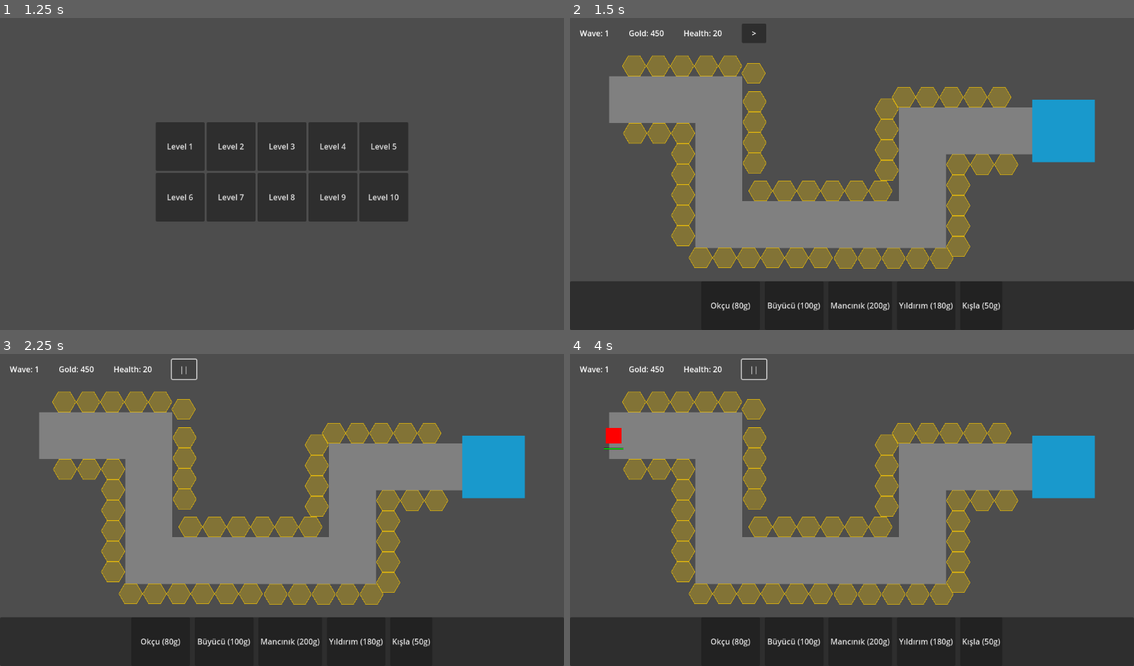
Above: before the commit, frames 1-4 (two rows, left to right).
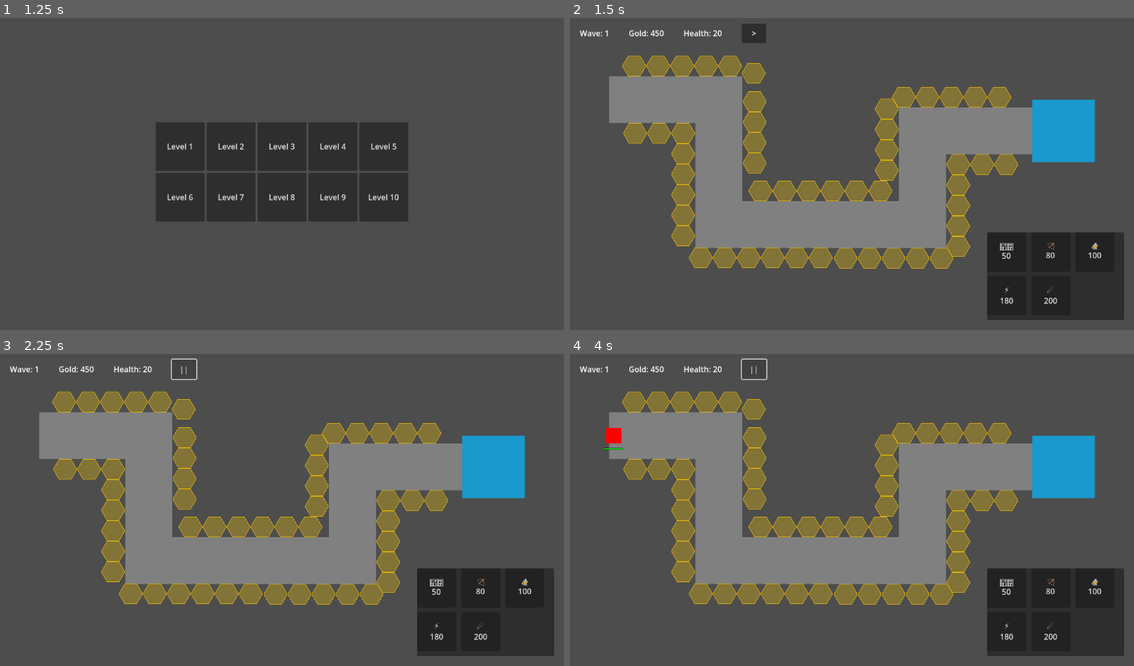
Above: after the commit, the same moments.

Repository: caanersen/TowerDefanse
Game: Godot game, scene res://_Project/Scenes/UI/MainMenu.tscn
Same seed, same stepped clock (60 frames per second), same inputs: the game is played once before the commit and once after it.
Inputs:
- Up to frame 1 (1.25 s): click "OYNA" at 0.5 s
- Up to frame 2 (1.5 s): click "Level 2" at 1.25 s
- Up to frame 3 (2.25 s): click ">" at 2 s
- Up to frame 4 (4 s): click "||" at 2.75 s; click ">" at 3.5 s

Frame 1 is identical in both runs. In frame 2, 16% of the frame differs, in the area x 0-100%, y 68-100%; in frame 3, 16%; in frame 4, 16%.

Commit message:
Fix: Build UI, Play Button Logic, Level 4 Waves, Barracks Pathfinding

Diff:
--- a/_Project/Scenes/Game/GameScene.tscn
+++ b/_Project/Scenes/Game/GameScene.tscn
@@ -71,33 +71,24 @@
 layout_mode = 2
 text = "Menüye Dön"
 
-[node name="BottomPanel" type="PanelContainer" parent="UI"]
-anchors_preset = 12
+[node name="BuildPanel" type="PanelContainer" parent="UI"]
+anchors_preset = 3
+anchor_left = 1.0
 anchor_top = 1.0
 anchor_right = 1.0
 anchor_bottom = 1.0
-offset_top = -100.0
-grow_horizontal = 2
+offset_left = -300.0
+offset_top = -200.0
+offset_right = -20.0
+offset_bottom = -20.0
+grow_horizontal = 0
 grow_vertical = 0
 
-[node name="HBox" type="HBoxContainer" parent="UI/BottomPanel"]
+[node name="BuildButtons" type="GridContainer" parent="UI/BuildPanel"]
 layout_mode = 2
-theme_override_constants/separation = 20
-alignment = 1
-
-[node name="BuildButtons" type="HBoxContainer" parent="UI/BottomPanel/HBox"]
-layout_mode = 2
-theme_override_constants/separation = 10
-
-[node name="ArcherBtn" type="Button" parent="UI/BottomPanel/HBox/BuildButtons"]
-custom_minimum_size = Vector2(120, 50)
-layout_mode = 2
-text = "Okçu Kulesi"
-
-[node name="MageBtn" type="Button" parent="UI/BottomPanel/HBox/BuildButtons"]
-custom_minimum_size = Vector2(120, 50)
-layout_mode = 2
-text = "Büyücü Kulesi"
+columns = 3
+theme_override_constants/h_separation = 10
+theme_override_constants/v_separation = 10
 
 [node name="UpgradePanel" type="PanelContainer" parent="UI"]
 visible = false
--- /dev/null
+++ b/_Project/Scenes/Maps/Map4.tscn
@@ -0,0 +1,299 @@
+[gd_scene load_steps=4 format=3 uid="uid://basstul1wmf0k"]
+
+[ext_resource type="PackedScene" path="res://_Project/Scenes/Entities/ConstructionSite.tscn" id="2_site"]
+
+[sub_resource type="Curve2D" id="Curve2D_path1"]
+_data = {
+"points": PackedVector2Array(0, 0, 0, 0, 0, 128, 0, 0, 0, 0, 256, 128, 0, 0, 0, 0, 256, 224, 0, 0, 0, 0, 512, 224, 0, 0, 0, 0, 512, 128, 0, 0, 0, 0, 768, 128, 0, 0, 0, 0, 768, 300)
+}
+point_count = 7
+
+[sub_resource type="Curve2D" id="Curve2D_path2"]
+_data = {
+"points": PackedVector2Array(0, 0, 0, 0, 0, 512, 0, 0, 0, 0, 256, 512, 0, 0, 0, 0, 256, 416, 0, 0, 0, 0, 512, 416, 0, 0, 0, 0, 512, 512, 0, 0, 0, 0, 768, 512, 0, 0, 0, 0, 768, 340)
+}
+point_count = 7
+
+[node name="Map" type="Node2D"]
+
+[node name="Roads" type="Node2D" parent="."]
+z_index = -1
+
+[node name="PathLine1" type="Line2D" parent="Roads"]
+points = PackedVector2Array(0, 128, 256, 128, 256, 224, 512, 224, 512, 128, 768, 128, 768, 300, 1050, 300)
+width = 64.0
+default_color = Color(0.45, 0.45, 0.5, 1)
+joint_mode = 2
+begin_cap_mode = 2
+end_cap_mode = 2
+
+[node name="PathLine2" type="Line2D" parent="Roads"]
+points = PackedVector2Array(0, 512, 256, 512, 256, 416, 512, 416, 512, 512, 768, 512, 768, 340, 1050, 340)
+width = 64.0
+default_color = Color(0.45, 0.45, 0.5, 1)
+joint_mode = 2
+begin_cap_mode = 2
+end_cap_mode = 2
+
+[node name="Path2D1" type="Path2D" parent="."]
+curve = SubResource("Curve2D_path1")
+
+[node name="Path2D2" type="Path2D" parent="."]
+curve = SubResource("Curve2D_path2")
+
+[node name="Castle" type="ColorRect" parent="."]
+offset_left = 1000.0
+offset_top = 260.0
+offset_right = 1120.0
+offset_bottom = 380.0
+color = Color(0.7, 0.2, 0.2, 1)
+
+[node name="Decorations" type="Node2D" parent="."]
+
+[node name="TowerSpots" type="Node2D" parent="."]
+
+[node name="ConstructionSite1" parent="TowerSpots" instance=ExtResource("2_site")]
+position = Vector2(261, 75)
+
+[node name="ConstructionSite2" parent="TowerSpots" instance=ExtResource("2_site")]
+position = Vector2(212, 75)
+
+[node name="ConstructionSite3" parent="TowerSpots" instance=ExtResource("2_site")]
+position = Vector2(163, 75)
+
+[node name="ConstructionSite4" parent="TowerSpots" instance=ExtResource("2_site")]
+position = Vector2(298, 96)
+
+[node name="ConstructionSite5" parent="TowerSpots" instance=ExtResource("2_site")]
+position = Vector2(114, 75)
+
+[node name="ConstructionSite6" parent="TowerSpots" instance=ExtResource("2_site")]
+position = Vector2(65, 75)
+
+[node name="ConstructionSite7" parent="TowerSpots" instance=ExtResource("2_site")]
+position = Vector2(199, 181)
+
+[node name="ConstructionSite8" parent="TowerSpots" instance=ExtResource("2_site")]
+position = Vector2(150, 181)
+
+[node name="ConstructionSite9" parent="TowerSpots" instance=ExtResource("2_site")]
+position = Vector2(101, 181)
+
+[node name="ConstructionSite10" parent="TowerSpots" instance=ExtResource("2_site")]
+position = Vector2(52, 181)
+
+[node name="ConstructionSite12" parent="TowerSpots" instance=ExtResource("2_site")]
+position = Vector2(455, 171)
+
+[node name="ConstructionSite13" parent="TowerSpots" instance=ExtResource("2_site")]
+position = Vector2(384, 171)
+
+[node name="ConstructionSite14" parent="TowerSpots" instance=ExtResource("2_site")]
+position = Vector2(313, 171)
+
+[node name="ConstructionSite11" parent="TowerSpots" instance=ExtResource("2_site")]
+position = Vector2(492, 277)
+
+[node name="ConstructionSite15" parent="TowerSpots" instance=ExtResource("2_site")]
+position = Vector2(443, 277)
+
+[node name="ConstructionSite16" parent="TowerSpots" instance=ExtResource("2_site")]
+position = Vector2(394, 277)
+
+[node name="ConstructionSite17" parent="TowerSpots" instance=ExtResource("2_site")]
+position = Vector2(345, 277)
+
+[node name="ConstructionSite18" parent="TowerSpots" instance=ExtResource("2_site")]
+position = Vector2(296, 277)
+
+[node name="ConstructionSite19" parent="TowerSpots" instance=ExtResource("2_site")]
+position = Vector2(721, 75)
+
+[node name="ConstructionSite20" parent="TowerSpots" instance=ExtResource("2_site")]
+position = Vector2(672, 75)
+
+[node name="ConstructionSite21" parent="TowerSpots" instance=ExtResource("2_site")]
+position = Vector2(623, 75)
+
+[node name="ConstructionSite22" parent="TowerSpots" instance=ExtResource("2_site")]
+position = Vector2(574, 75)
+
+[node name="ConstructionSite23" parent="TowerSpots" instance=ExtResource("2_site")]
+position = Vector2(525, 75)
+
+[node name="ConstructionSite24" parent="TowerSpots" instance=ExtResource("2_site")]
+position = Vector2(199, 459)
+
+[node name="ConstructionSite25" parent="TowerSpots" instance=ExtResource("2_site")]
+position = Vector2(150, 459)
+
+[node name="ConstructionSite26" parent="TowerSpots" instance=ExtResource("2_site")]
+position = Vector2(101, 459)
+
+[node name="ConstructionSite27" parent="TowerSpots" instance=ExtResource("2_site")]
+position = Vector2(52, 459)
+
+[node name="ConstructionSite28" parent="TowerSpots" instance=ExtResource("2_site")]
+position = Vector2(455, 469)
+
+[node name="ConstructionSite29" parent="TowerSpots" instance=ExtResource("2_site")]
+position = Vector2(384, 469)
+
+[node name="ConstructionSite30" parent="TowerSpots" instance=ExtResource("2_site")]
+position = Vector2(313, 469)
+
+[node name="ConstructionSite31" parent="TowerSpots" instance=ExtResource("2_site")]
+position = Vector2(732, 565)
+
+[node name="ConstructionSite32" parent="TowerSpots" instance=ExtResource("2_site")]
+position = Vector2(683, 565)
+
+[node name="ConstructionSite33" parent="TowerSpots" instance=ExtResource("2_site")]
+position = Vector2(634, 565)
+
+[node name="ConstructionSite34" parent="TowerSpots" instance=ExtResource("2_site")]
+position = Vector2(585, 565)
+
+[node name="ConstructionSite35" parent="TowerSpots" instance=ExtResource("2_site")]
+position = Vector2(536, 565)
+
+[node name="ConstructionSite36" parent="TowerSpots" instance=ExtResource("2_site")]
+position = Vector2(487, 363)
+
+[node name="ConstructionSite37" parent="TowerSpots" instance=ExtResource("2_site")]
+position = Vector2(438, 363)
+
+[node name="ConstructionSite38" parent="TowerSpots" instance=ExtResource("2_site")]
+position = Vector2(389, 363)
+
+[node name="ConstructionSite39" parent="TowerSpots" instance=ExtResource("2_site")]
+position = Vector2(340, 363)
+
+[node name="ConstructionSite40" parent="TowerSpots" instance=ExtResource("2_site")]
+position = Vector2(291, 363)
+
+[node name="ConstructionSite41" parent="TowerSpots" instance=ExtResource("2_site")]
+position = Vector2(251, 565)
+
+[node name="ConstructionSite42" parent="TowerSpots" instance=ExtResource("2_site")]
+position = Vector2(202, 565)
+
+[node name="ConstructionSite43" parent="TowerSpots" instance=ExtResource("2_site")]
+position = Vector2(153, 565)
+
+[node name="ConstructionSite44" parent="TowerSpots" instance=ExtResource("2_site")]
+position = Vector2(293, 552)
+
+[node name="ConstructionSite45" parent="TowerSpots" instance=ExtResource("2_site")]
+position = Vector2(104, 565)
+
+[node name="ConstructionSite46" parent="TowerSpots" instance=ExtResource("2_site")]
+position = Vector2(55, 565)
+
+[node name="ConstructionSite47" parent="TowerSpots" instance=ExtResource("2_site")]
+position = Vector2(203, 239)
+
+[node name="ConstructionSite48" parent="TowerSpots" instance=ExtResource("2_site")]
+position = Vector2(247, 277)
+
+[node name="ConstructionSite49" parent="TowerSpots" instance=ExtResource("2_site")]
+position = Vector2(555, 260)
+
+[node name="ConstructionSite50" parent="TowerSpots" instance=ExtResource("2_site")]
+position = Vector2(711, 181)
+
+[node name="ConstructionSite51" parent="TowerSpots" instance=ExtResource("2_site")]
+position = Vector2(640, 181)
+
+[node name="ConstructionSite52" parent="TowerSpots" instance=ExtResource("2_site")]
+position = Vector2(569, 181)
+
+[node name="ConstructionSite53" parent="TowerSpots" instance=ExtResource("2_site")]
+position = Vector2(711, 459)
+
+[node name="ConstructionSite54" parent="TowerSpots" instance=ExtResource("2_site")]
+position = Vector2(640, 459)
+
+[node name="ConstructionSite55" parent="TowerSpots" instance=ExtResource("2_site")]
+position = Vector2(569, 459)
+
+[node name="ConstructionSite56" parent="TowerSpots" instance=ExtResource("2_site")]
+position = Vector2(541, 368)
+
+[node name="ConstructionSite57" parent="TowerSpots" instance=ExtResource("2_site")]
+position = Vector2(568, 412)
+
+[node name="ConstructionSite58" parent="TowerSpots" instance=ExtResource("2_site")]
+position = Vector2(489, 563)
+
+[node name="ConstructionSite59" parent="TowerSpots" instance=ExtResource("2_site")]
+position = Vector2(456, 521)
+
+[node name="ConstructionSite60" parent="TowerSpots" instance=ExtResource("2_site")]
+position = Vector2(242, 363)
+
+[node name="ConstructionSite61" parent="TowerSpots" instance=ExtResource("2_site")]
+position = Vector2(202, 404)
+
+[node name="ConstructionSite62" parent="TowerSpots" instance=ExtResource("2_site")]
+position = Vector2(711, 265)
+
+[node name="ConstructionSite63" parent="TowerSpots" instance=ExtResource("2_site")]
+position = Vector2(711, 223)
+
+[node name="ConstructionSite64" parent="TowerSpots" instance=ExtResource("2_site")]
+position = Vector2(711, 320)
+
+[node name="ConstructionSite65" parent="TowerSpots" instance=ExtResource("2_site")]
+position = Vector2(711, 417)
+
+[node name="ConstructionSite66" parent="TowerSpots" instance=ExtResource("2_site")]
+position = Vector2(711, 375)
+
+[node name="ConstructionSite67" parent="TowerSpots" instance=ExtResource("2_site")]
+position = Vector2(825, 163)
+
+[node name="ConstructionSite68" parent="TowerSpots" instance=ExtResource("2_site")]
+position = Vector2(825, 247)
+
+[node name="ConstructionSite69" parent="TowerSpots" instance=ExtResource("2_site")]
+position = Vector2(825, 205)
+
+[node name="ConstructionSite70" parent="TowerSpots" instance=ExtResource("2_site")]
+position = Vector2(824, 393)
+
+[node name="ConstructionSite71" parent="TowerSpots" instance=ExtResource("2_site")]
+position = Vector2(824, 477)
+
+[node name="ConstructionSite72" parent="TowerSpots" instance=ExtResource("2_site")]
+position = Vector2(824, 435)
+
+[node name="ConstructionSite73" parent="TowerSpots" instance=ExtResource("2_site")]
+position = Vector2(971, 247)
+
+[node name="ConstructionSite74" parent="TowerSpots" instance=ExtResource("2_site")]
+position = Vector2(922, 247)
+
+[node name="ConstructionSite75" parent="TowerSpots" instance=ExtResource("2_site")]
+position = Vector2(873, 247)
+
+[node name="ConstructionSite76" parent="TowerSpots" instance=ExtResource("2_site")]
+position = Vector2(971, 393)
+
+[node name="ConstructionSite77" parent="TowerSpots" instance=ExtResource("2_site")]
+position = Vector2(922, 393)
+
+[node name="ConstructionSite78" parent="TowerSpots" instance=ExtResource("2_site")]
+position = Vector2(873, 393)
+
+[node name="ConstructionSite79" parent="TowerSpots" instance=ExtResource("2_site")]
+position = Vector2(770, 75)
+
+[node name="ConstructionSite80" parent="TowerSpots" instance=ExtResource("2_site")]
+position = Vector2(815, 104)
+
+[node name="ConstructionSite81" parent="TowerSpots" instance=ExtResource("2_site")]
+position = Vector2(781, 565)
+
+[node name="ConstructionSite82" parent="TowerSpots" instance=ExtResource("2_site")]
+position = Vector2(819, 530)
--- a/_Project/Scripts/Entities/Towers/BarracksTower.gd
+++ b/_Project/Scripts/Entities/Towers/BarracksTower.gd
@@ -33,28 +33,49 @@
 func _calculate_rally_point() -> void:
 	rally_point = global_position # Default: Kule altı
 
-	# Sahnedeki PathLine'ı bulmaya çalış
-	var path_line = get_tree().current_scene.find_child("PathLine", true, false)
-	if path_line and path_line is Line2D:
-		var points = path_line.points
-		var min_dist = 10000.0
-		var best_point = global_position
+	# Haritayı ve Yolları Bul
+	# GameScene -> MapHolder -> MapX -> Roads
+	var game_scene = get_tree().current_scene
+	var map_holder = game_scene.get_node_or_null("MapHolder")
 
-		# Line segmentleri üzerinde en yakın noktayı bul
-		for i in range(points.size() - 1):
-			var p1 = points[i]
-			var p2 = points[i+1]
-			var close_p = Geometry2D.get_closest_point_to_segment(global_position, p1, p2)
-			var d = global_position.distance_to(close_p)
-			if d < min_dist:
-				min_dist = d
-				best_point = close_p
+	var best_point = global_position
+	var min_dist = 10000.0
+	var found_road = false
 
+	if map_holder and map_holder.get_child_count() > 0:
+		var current_map = map_holder.get_child(0)
+		var roads_container = current_map.get_node_or_null("Roads")
+
+		if roads_container:
+			# Tüm Line2D yolları tara (Çift yol desteği)
+			for road in roads_container.get_children():
+				if road is Line2D:
+					var points = road.points
+					# Line segmentleri üzerinde en yakın noktayı bul
+					for i in range(points.size() - 1):
+						var p1 = road.to_global(points[i]) # Local to Global
+						var p2 = road.to_global(points[i+1])
+
+						var close_p = Geometry2D.get_closest_point_to_segment(global_position, p1, p2)
+						var d = global_position.distance_to(close_p)
+
+						if d < min_dist:
+							min_dist = d
+							best_point = close_p
+							found_road = true
+
+	if found_road:
 		rally_point = best_point
+	else:
+		# Fallback: Eski yöntem (Tekil isim arama)
+		var path_line = game_scene.find_child("PathLine", true, false)
+		if path_line and path_line is Line2D:
+			# ... (Eski logic tekrarı gerekmez, zaten yeni sistem çalışmalı)
+			pass
 
-	# Eğer path bulunamazsa, kule önüne biraz offset ver
-	if rally_point == global_position:
-		rally_point += Vector2(0, 50)
+		# Hiçbir şey bulunamazsa offset ver
+		if rally_point == global_position:
+			rally_point += Vector2(0, 50)
 
 	# İlk askerleri çıkar
 	_spawn_soldiers()
--- a/_Project/Scripts/Game/LevelController.gd
+++ b/_Project/Scripts/Game/LevelController.gd
@@ -68,50 +68,18 @@
 	if restart_btn: restart_btn.pressed.connect(_on_restart_pressed)
 
 	# UI Bağlantıları (Sahne ağacından bulup bağla)
-	var ui_btns = get_node_or_null("UI/BottomPanel/HBox/BuildButtons")
+	var ui_btns = get_node_or_null("UI/BuildPanel/BuildButtons")
 	if ui_btns:
-		# Var olanları güncelle
-		var archer_btn = ui_btns.get_node_or_null("ArcherBtn")
-		if archer_btn:
-			archer_btn.text = "Okçu (80g)"
-			if not archer_btn.pressed.is_connected(select_archer):
-				archer_btn.pressed.connect(select_archer)
-
-		var mage_btn = ui_btns.get_node_or_null("MageBtn")
-		if mage_btn:
-			mage_btn.text = "Büyücü (100g)"
-			if not mage_btn.pressed.is_connected(select_mage):
-				mage_btn.pressed.connect(select_mage)
-
-		# Mancınık Butonu (Dinamik Ekleme - zaten yoksa ekle)
-		if not ui_btns.has_node("CatapultBtn"):
-			var cat_btn = Button.new()
-			cat_btn.name = "CatapultBtn"
-			cat_btn.text = "Mancınık (200g)"
-			cat_btn.pressed.connect(select_catapult)
-			ui_btns.add_child(cat_btn)
-
-		# Yıldırım Butonu (Dinamik Ekleme)
-		if not ui_btns.has_node("StormBtn"):
-			var storm_btn = Button.new()
-			storm_btn.name = "StormBtn"
-			storm_btn.text = "Yıldırım (180g)"
-			storm_btn.pressed.connect(select_storm)
-			ui_btns.add_child(storm_btn)
-
-		# Kışla Butonu (Dinamik Ekleme)
-		if not ui_btns.has_node("BarracksBtn"):
-			var bar_btn = Button.new()
-			bar_btn.name = "BarracksBtn"
-			bar_btn.text = "Kışla (50g)"
-			bar_btn.pressed.connect(select_barracks)
-			ui_btns.add_child(bar_btn)
-
-	if upgrade_btn:
-		upgrade_btn.pressed.connect(upgrade_selected_tower)
-
-	# Play Button Oluştur
-	_create_play_button()
+		# Önce temizle (Scene'den gelenleri veya eski kalanları)
+		for child in ui_btns.get_children():
+			child.queue_free()
+
+		# Yeni Butonları Oluştur (Ucuzdan Pahalıya)
+		_create_build_btn(ui_btns, "🛡️\n50", select_barracks)
+		_create_build_btn(ui_btns, "🏹\n80", select_archer)
+		_create_build_btn(ui_btns, "🧙\n100", select_mage)
+		_create_build_btn(ui_btns, "⚡\n180", select_storm)
+		_create_build_btn(ui_btns, "☄️\n200", select_catapult)
 
 	# WaveManager sinyalini dinle
 	if wave_manager:
@@ -121,6 +89,25 @@
 
 	# Haritaya göre valid cells güncelle
 	calculate_valid_cells()
+
+	# Play ve Upgrade butonlarını hazırla (Sadece 1 kez)
+	_ready_play_and_upgrade()
+
+func _create_build_btn(parent, text, callback) -> void:
+	var btn = Button.new()
+	btn.text = text
+	btn.custom_minimum_size = Vector2(80, 80)
+	btn.alignment = HORIZONTAL_ALIGNMENT_CENTER
+	# btn.vertical_icon_alignment = VERTICAL_ALIGNMENT_TOP # Godot 4 feature but text multiline works fine
+	btn.pressed.connect(callback)
+	parent.add_child(btn)
+
+func _ready_play_and_upgrade() -> void:
+	if upgrade_btn:
+		upgrade_btn.pressed.connect(upgrade_selected_tower)
+
+	# Play Button Oluştur
+	_create_play_button()
 
 
 func _create_play_button() -> void:
@@ -429,20 +416,19 @@
 	# Fare pozisyonuna en yakın GEÇERLİ hex hücresini bul
 	var closest_cell = Vector2.ZERO
 	var min_dist = 10000.0
-	var found_valid = false
 
 	for cell in valid_ground_cells:
 		var d = pos.distance_to(cell)
 		if d < min_dist:
 			min_dist = d
 			closest_cell = cell
-
-	# Eğer fare bir hücreye yeterince yakınsa (hex yarıçapı kadar)
-	if min_dist <= hex_radius:
-		found_valid = true
-	else:
-		print("Buraya inşa edilemez!")
+	# Eğer fare bir hücreye yeterince yakınsa
+	# Toleransı artırıyoruz (1.0 -> 1.4) çünkü görsel ile tıklama alanı bazen tam oturmayabilir.
+	if min_dist > hex_radius * 1.4:
+		print("Buraya inşa edilemez! Uzaklık: ", min_dist, " / Limit: ", hex_radius * 1.4)
+		print("Valid Cells Count: ", valid_ground_cells.size())
 		return
+
 
 	var snapped_pos = closest_cell
 
--- a/_Project/Scripts/Game/WaveManager.gd
+++ b/_Project/Scripts/Game/WaveManager.gd
@@ -48,6 +48,9 @@
 	elif GameManager.selected_level == 3:
 		base_count = 20 # Çok kalabalık başla
 		scaling = 10 # Brutal artış
+	elif GameManager.selected_level == 4:
+		base_count = 22
+		scaling = 11 # L3'ten bir tık daha zor
 
 	enemies_to_spawn = base_count + (current_wave - 1) * scaling
 
@@ -70,6 +73,7 @@
 	var max_waves = 10
 	if level == 2: max_waves = 13
 	elif level == 3: max_waves = 15
+	elif level == 4: max_waves = 20
 
 	if current_wave == max_waves:
 		# FINAL BOSS WAVE
@@ -77,6 +81,22 @@
 			enemy_instance = troll_scene.instantiate()
 		else:
 			enemy_instance = warg_scene.instantiate() # Geri kalanı Warg
+
+	elif current_wave > 15 and level == 4:
+		# LEVEL 4 ENDGAME (16-20) -> HEAVY SIEGE
+		# Sadece Tanklar ve Zırhlılar. Oyuncunun DPS'ini test eder.
+		var r = randf()
+		if r < 0.4: enemy_instance = black_knight_scene.instantiate() # %40 BK
+		elif r < 0.7: enemy_instance = troll_scene.instantiate() # %30 Troll
+		else: enemy_instance = warg_scene.instantiate() # %30 Warg (Hızlı destek)
+
+	elif current_wave > 5 and level == 4:
+		# LEVEL 4: SPLIT PRESSURE (Sürekli baskı)
+		var r = randf()
+		if r < 0.25: enemy_instance = black_knight_scene.instantiate() # Zırhlı (%25)
+		elif r < 0.50: enemy_instance = warg_scene.instantiate() # Hızlı (%25)
+		elif r < 0.60: enemy_instance = gargoyle_scene.instantiate() # Uçan (%10)
+		else: enemy_instance = goblin_scene.instantiate() # Bol miktarda Goblin (%40) sürüsü
 
 	elif current_wave > 12 and level == 3:
 		# LEVEL 3 ENDGAME (13, 14, 15) -> Nightmare Loop
@@ -151,6 +171,7 @@
 	var max_waves = 10
 	if GameManager.selected_level == 2: max_waves = 13
 	elif GameManager.selected_level == 3: max_waves = 15
+	elif GameManager.selected_level == 4: max_waves = 20 # 20 Dalga (Uzun Savaş)
 
 	if current_wave >= max_waves:
 		# Oyun Bitti (Kazanıldı)
